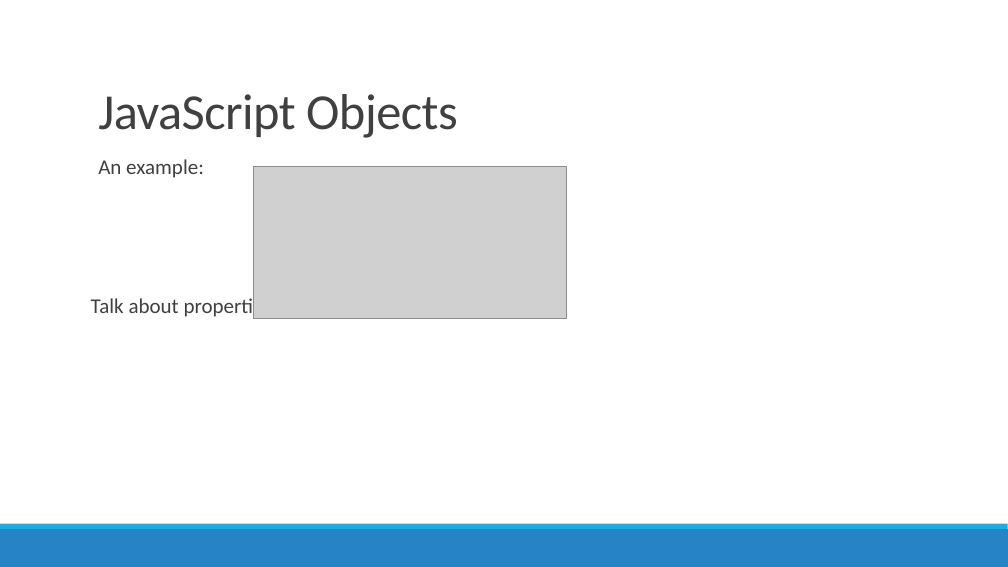
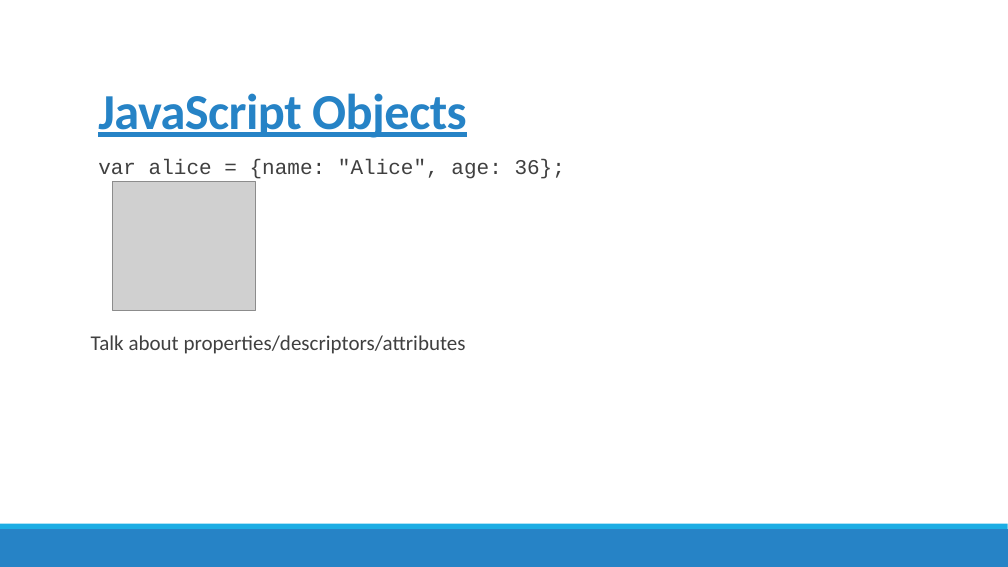
Before and after one commit to amqzhu/JSIL_report, a slide deck: slide 5 of presentation.pptx. Drawn at 1008x567 pixels with LibreOffice and Linux fonts; fonts in the diff are those of the drawing; grey boxes stand for pictures. Boxes give left, top, right and bottom in pixels: in the first picture for what was removed or moved away, otherwise in the second. Text is boxed around its words. In the diff, an @@ line names an element or a change of style, - is before the commit and + after.

Commit message:
edited presentation a bit

```diff
--- a/presentation.pptx
+++ b/presentation.pptx
@@ title "JavaScript Objects" at box(98, 93, 467, 138): text colour #404040 to #2683C6, bold on, underline on @@
@@ text at box(98, 159, 565, 179): text changed; font Calibri to Courier New @@
-  An example:
+  var alice = {name: "Alice", age: 36};
@@ picture removed at box(254, 166, 566, 319) @@
@@ picture added at box(112, 181, 256, 310) @@
```
Also in this commit, not shown: 7 other slides changed, 1 slide added, 1 slide removed.
